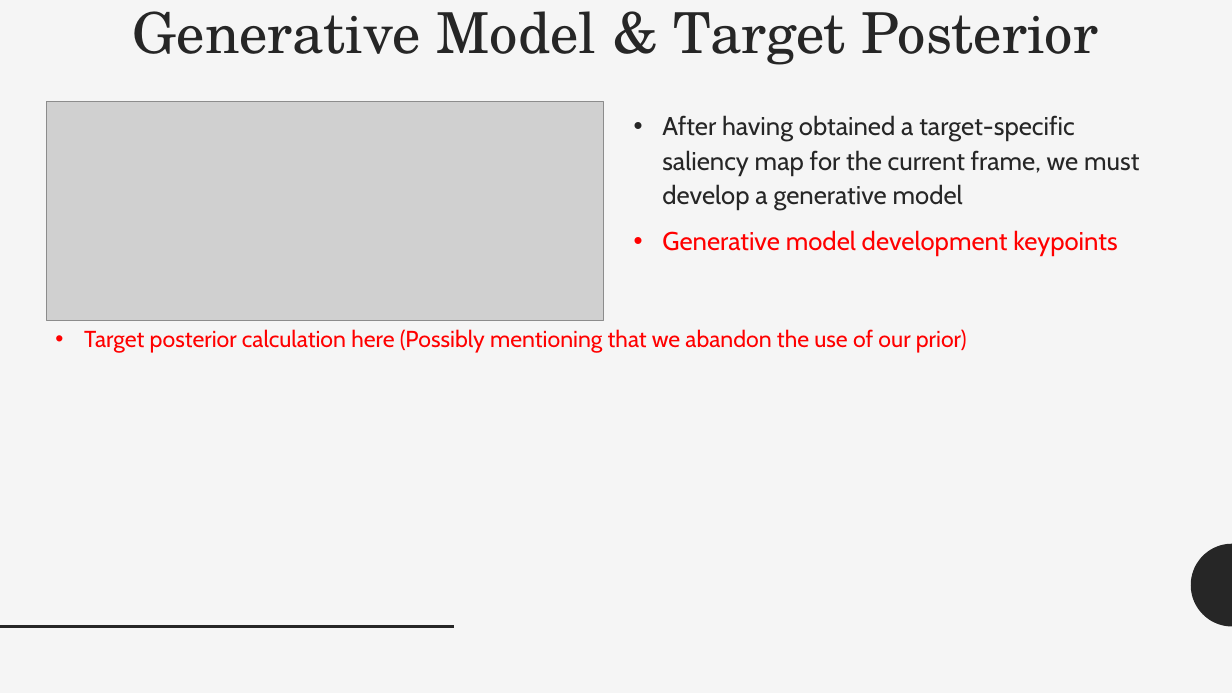
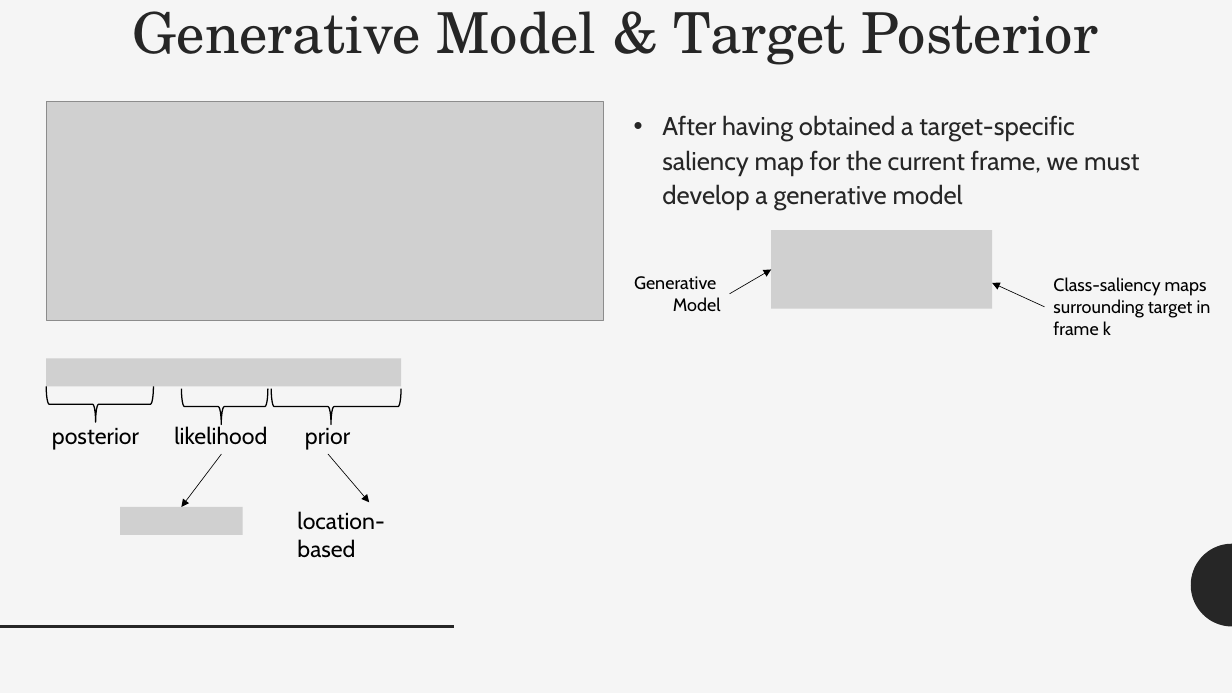
Before and after one commit to msu-ml/16spr_gonzales_hoffman, a slide deck: slide 6 of project_report_final/Presentation.pptx. Drawn at 1232x693 pixels with LibreOffice and Linux fonts; fonts in the diff are those of the drawing; grey boxes stand for pictures. Boxes give left, top, right and bottom in pixels: in the first picture for what was removed or moved away, otherwise in the second. Text is boxed around its words. In the diff, an @@ line names an element or a change of style, - is before the commit and + after.

Commit message:
Updated Presentation with Saliency Map and CNN info

```diff
--- a/project_report_final/Presentation.pptx
+++ b/project_report_final/Presentation.pptx
@@ text at box(662, 230, 1117, 256): paragraph removed @@
-• Generative model development keypoints
@@ picture added at box(772, 230, 993, 309) @@
@@ text added at box(634, 276, 721, 311), 14 pt, text #000000 @@
+Generative
+Model
@@ arrow added from (730, 294) to (772, 270), #000000 0.5 pt @@
@@ arrow added from (1044, 307) to (993, 283), #000000 0.5 pt @@
@@ text added at box(1053, 277, 1211, 335), 14 pt, text #000000 @@
+Class-saliency maps
+surrounding target in
+frame k
@@ text removed at box(84, 329, 967, 353) @@
-• Target posterior calculation here (Possibly mentioning that we abandon the use of our prior)
@@ picture added at box(46, 359, 401, 386) @@
@@ right brace added at box(47, 386, 154, 422), outline #000000 1 pt @@
@@ right brace added at box(182, 389, 268, 425), outline #000000 1 pt @@
@@ right brace added at box(271, 389, 401, 425), outline #000000 1 pt @@
@@ text added at box(52, 428, 139, 450), 18 pt, text #000000 @@
+posterior
@@ text added at box(174, 424, 267, 445), 18 pt, text #000000 @@
+likelihood
@@ text added at box(305, 424, 350, 450), 18 pt, text #000000 @@
+prior
@@ arrow added from (222, 454) to (181, 507), #000000 0.5 pt @@
@@ arrow added from (328, 454) to (370, 503), #000000 0.5 pt @@
@@ picture added at box(120, 507, 243, 535) @@
@@ text added at box(297, 511, 384, 558), 18 pt, text #000000 @@
+location-based
```
Also in this commit, not shown: 4 other slides changed, 2 slides added, 1 other file.
